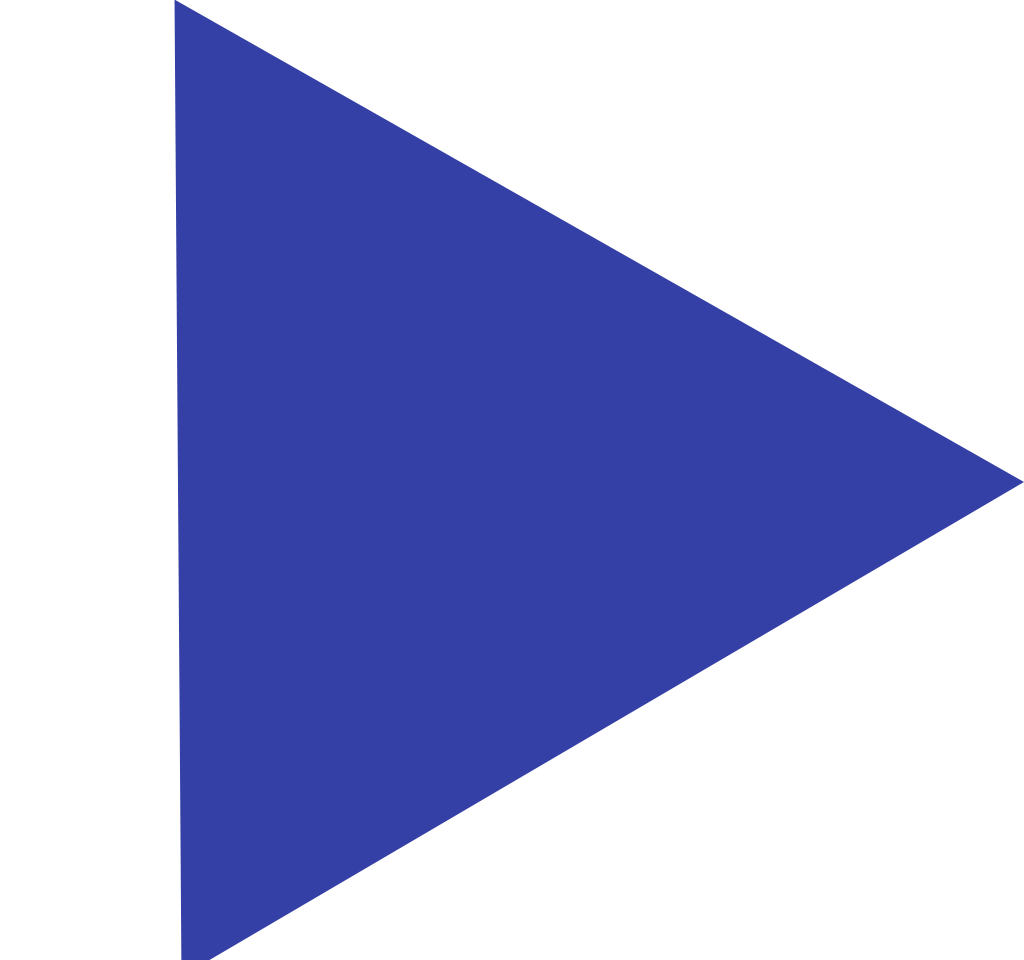
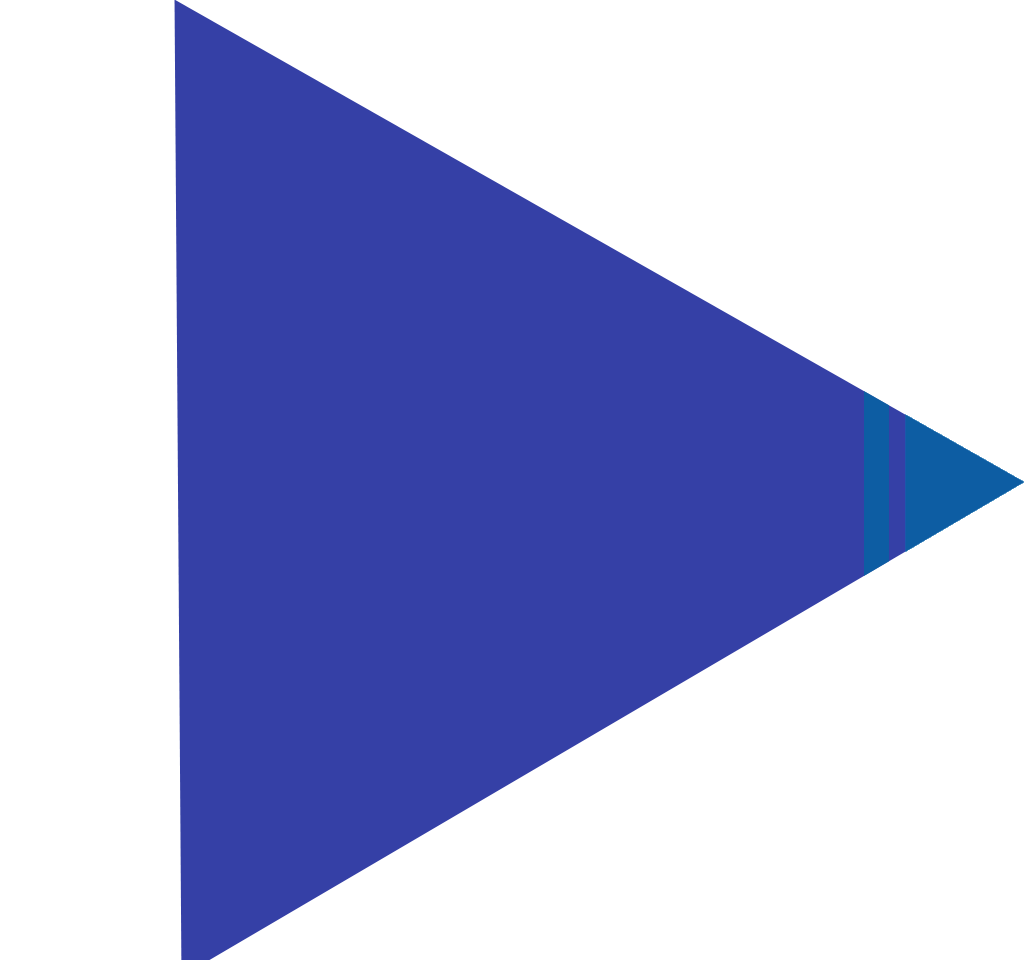
Revision of a layered 1024px x 960px image; what changed, layer by layer:
removed layer "Shape 1" over (864, 391, 1024, 576)
renamed "Layer 0" to "Layer 1", painted on it over (864, 391, 1024, 576)
